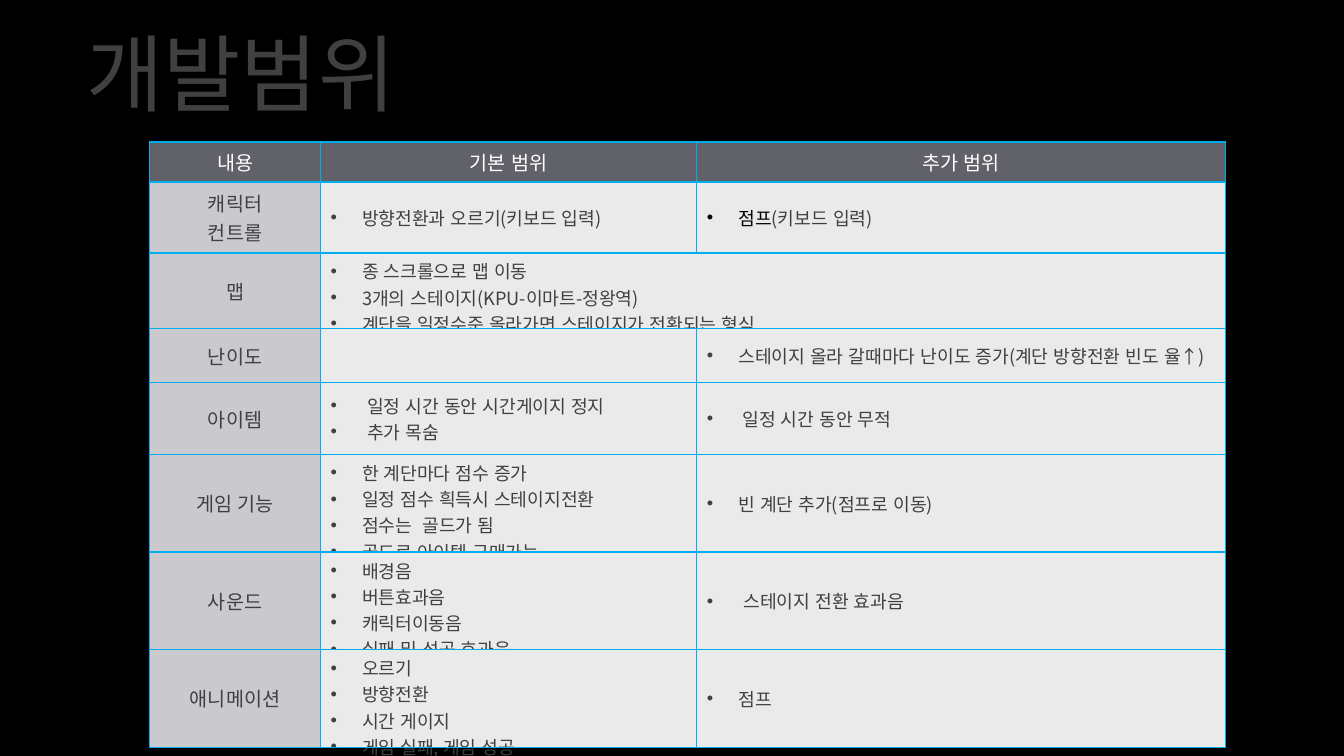
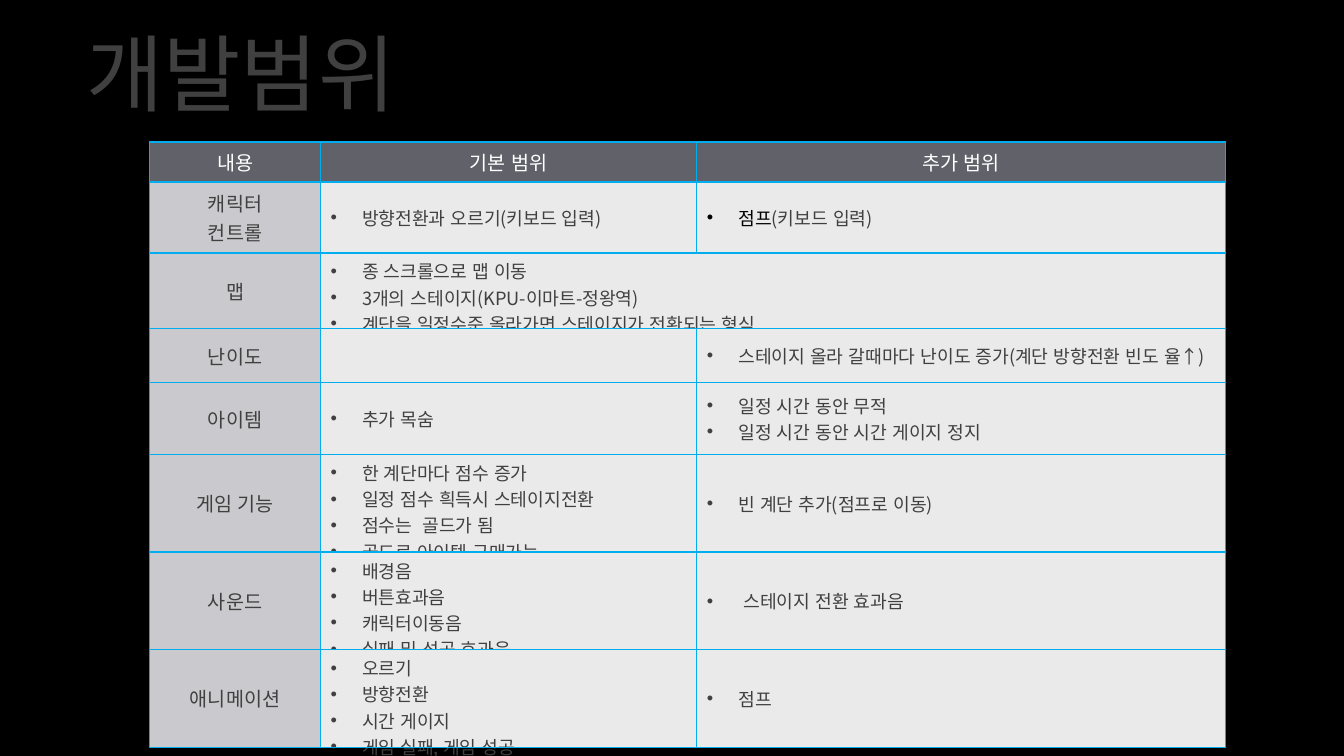
Before and after one commit to EomDongyeon/2DGP, a slide deck: slide 3 of 2차발표_2015180023엄동연.pptx. Drawn at 1344x756 pixels with LibreOffice and Linux fonts; fonts in the diff are those of the drawing; background and template pictures are left out. Boxes give left, top, right and bottom in pixels: in the first picture for what was removed or moved away, otherwise in the second. Text is boxed around its words. In the diff, an @@ line names an element or a change of style, - is before the commit and + after.

```diff
--- a/2차발표_2015180023엄동연.pptx
+++ b/2차발표_2015180023엄동연.pptx
@@ table at bbox=[150, 142, 1225, 756] @@
-row 5, column 2: 일정 시간 동안 시간게이지 정지 / 추가 목숨
+row 5, column 2: 추가 목숨
-row 5, column 3: 일정 시간 동안 무적
+row 5, column 3: 일정 시간 동안 무적 / 일정 시간 동안 시간 게이지 정지
```
Also in this commit, not shown: 2 other slides changed, 1 slide added, 1 slide removed, 1 other file.
